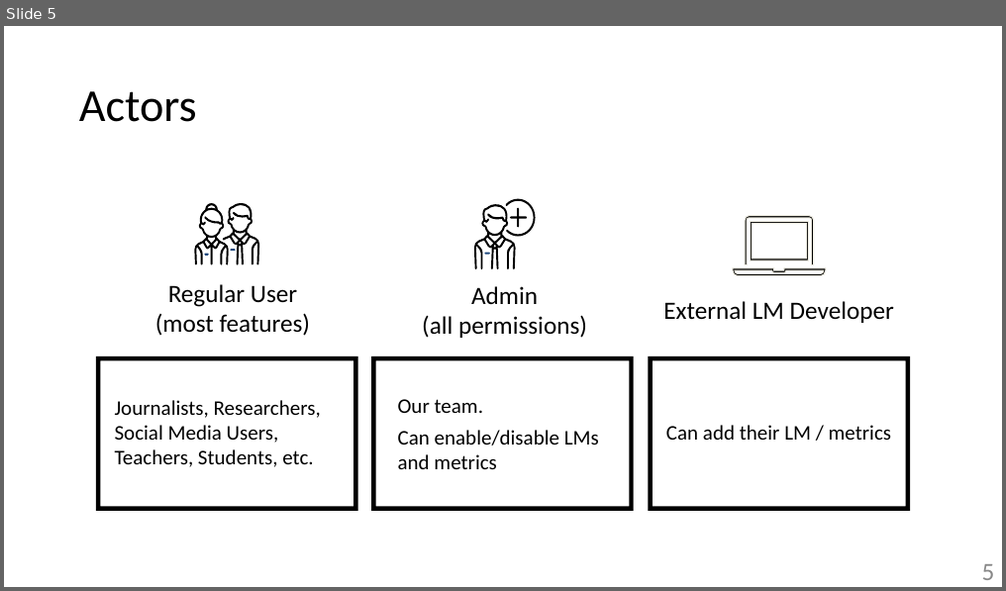
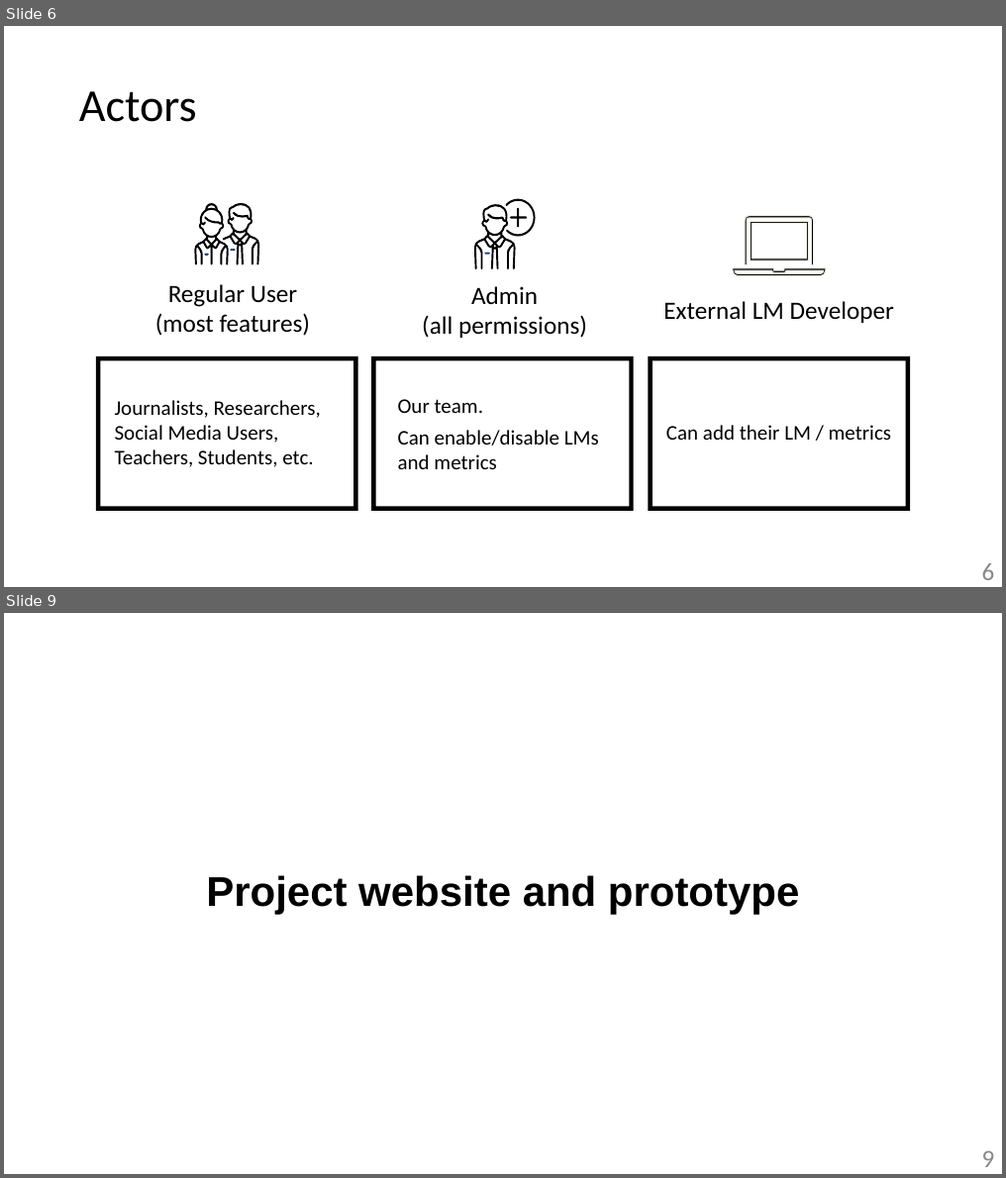
Before and after one commit to zzzzz151/AI-text-detector, a slide deck: presentation-prototype.pptx. Shown one above the other, each under a label of ours: slide 5 before the commit, slides 6 and 9 after it; the slides between them are not shown. The pictures are 1006x591 and 1006x1178 pixels, drawn with LibreOffice and Linux fonts; fonts in the diff are those of the drawing. Boxes give left, top, right and bottom in pixels: in the first picture for what was removed or moved away, otherwise in the second. Text is boxed around its words. In the diff, an @@ line names an element or a change of style, - is before the commit and + after.

Commit message:
Updated presentation-prototype

```diff
--- a/presentation-prototype.pptx
+++ b/presentation-prototype.pptx
@@ slide 9 added at box(4, 613, 1002, 1174), background #FFFFFF @@
@@ title added at box(206, 875, 799, 915), 40 pt, text #000000, bold @@
+Project website and prototype
@@ page number added at box(982, 1152, 995, 1167), 24 pt, text #888888 @@
+9
@@ what was slide 5 is now slide 6 @@
@@ page number at box(982, 564, 995, 580): text changed @@
-5
+6
```
Also in this commit, not shown: 1 slide changed, 4 other slides added, 4 slides removed.
